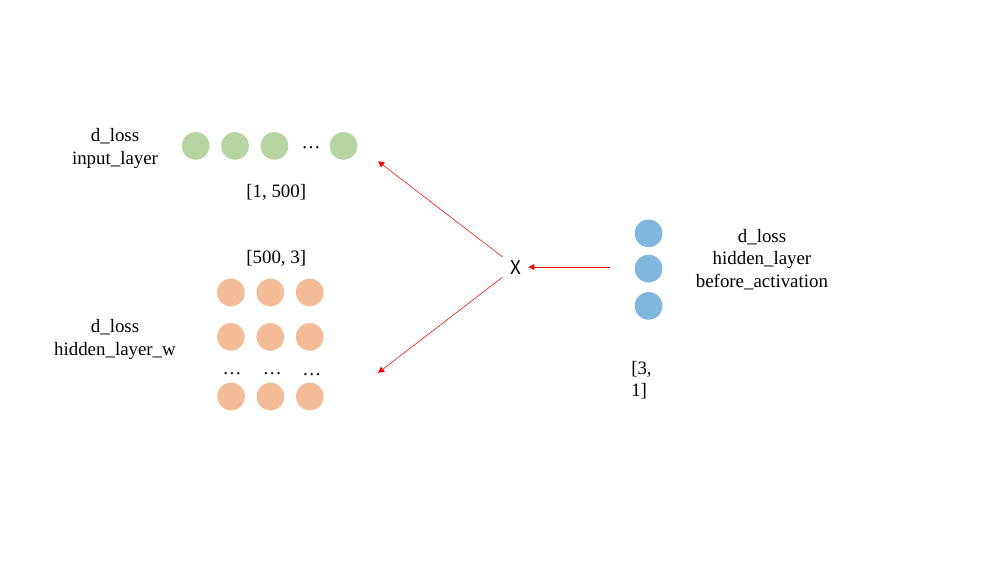
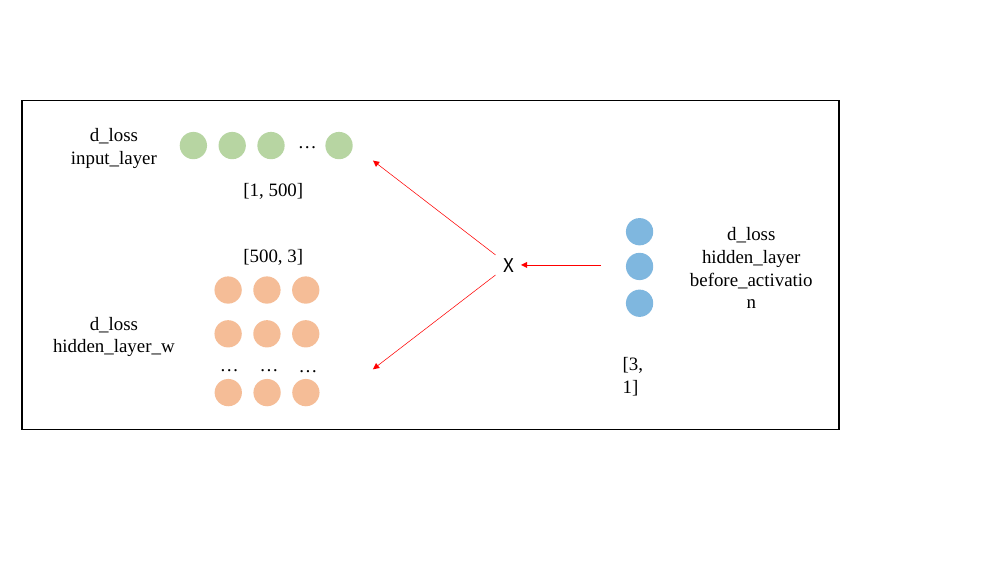
Before and after one commit to gmlyytt-YANG/img-repo, a slide deck: slide 6 of pictures.pptx. Drawn at 1008x567 pixels with LibreOffice and Linux fonts; fonts in the diff are those of the drawing. Boxes give left, top, right and bottom in pixels: in the first picture for what was removed or moved away, otherwise in the second. Text is boxed around its words. In the diff, an @@ line names an element or a change of style, - is before the commit and + after.

```diff
--- a/pictures.pptx
+++ b/pictures.pptx
@@ rectangle added at [22, 101, 839, 430], outline #000000 1.5 pt @@
@@ 3 ellipses, 1 text, 1 arrow: place and size @@
-3 ellipses, 1 text, 1 arrow at [529, 219, 828, 320]
+3 ellipses, 1 text, 1 arrow at [521, 218, 813, 317]
@@ 4 ellipses, 2 texts, 1 arrow: place and size @@
-4 ellipses, 2 texts, 1 arrow at [222, 126, 521, 307]
+4 ellipses, 2 texts, 1 arrow at [219, 126, 514, 304]
@@ ellipse: place and size @@
-ellipse at [217, 323, 245, 351]
+ellipse at [215, 320, 242, 347]
@@ text "[3, 1]": place and size @@
-text "[3, 1]" at [631, 361, 651, 399]
+text "[3, 1]" at [623, 357, 643, 396]
@@ ellipse: place and size @@
-ellipse at [217, 383, 245, 411]
+ellipse at [215, 379, 242, 406]
@@ 4 ellipses, 2 texts, 1 arrow: place and size @@
-4 ellipses, 2 texts, 1 arrow at [216, 278, 503, 411]
+4 ellipses, 2 texts, 1 arrow at [212, 275, 495, 406]
```
Also in this commit, not shown: 1 other slide changed, 3 other files.
